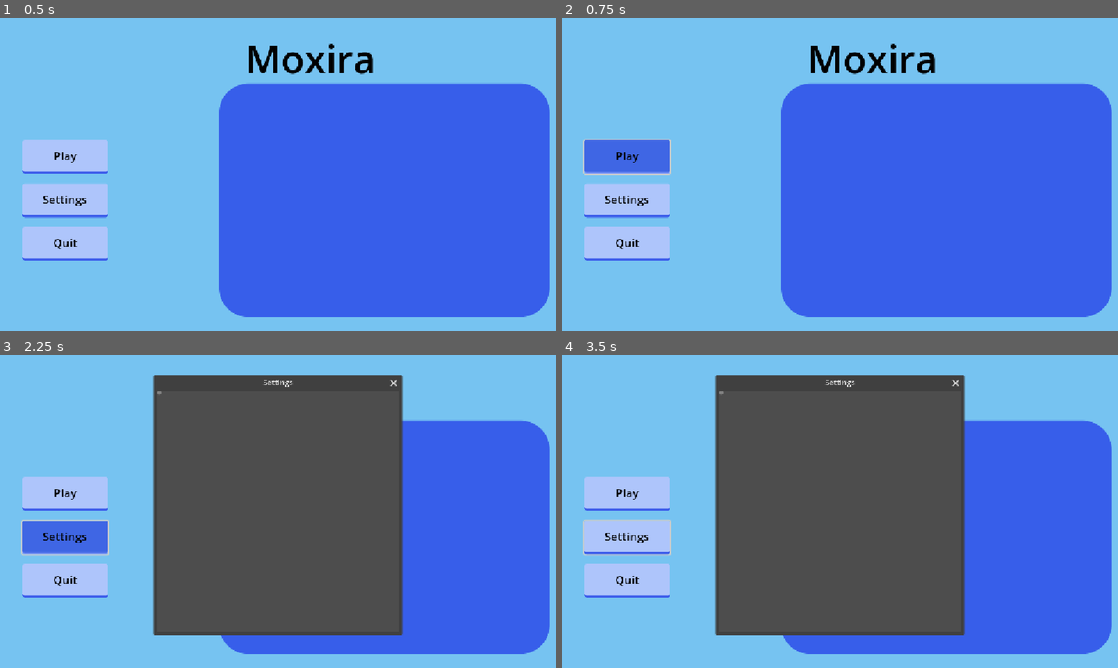
Above: before the commit, frames 1-4 (two rows, left to right).
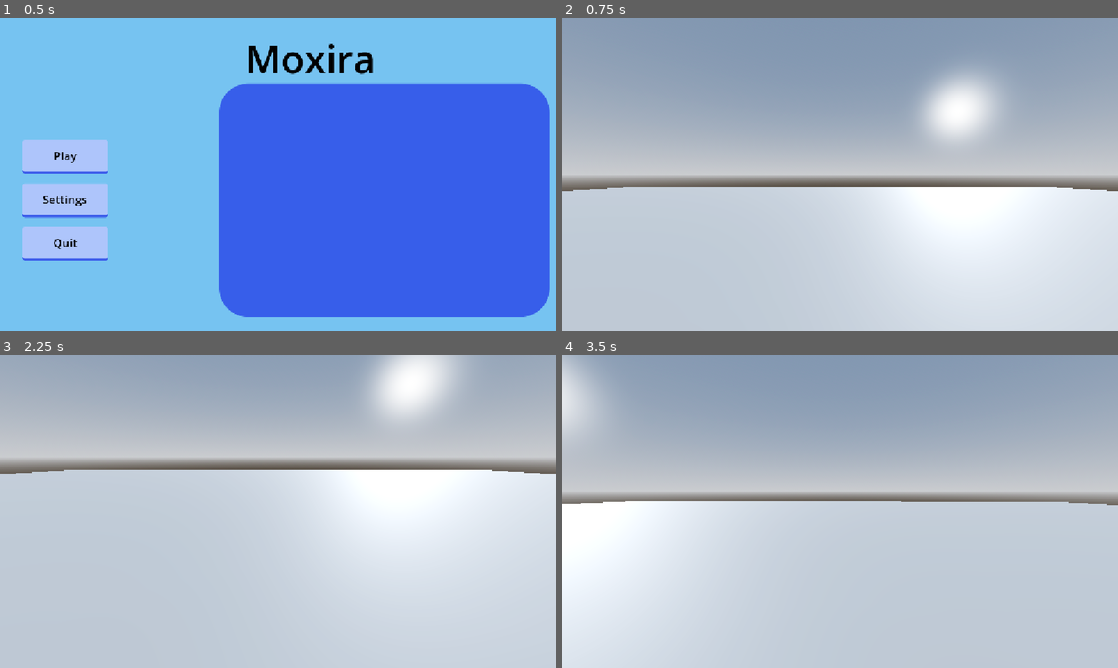
Above: after the commit, the same moments.

Repository: xi-self13/MoxiDev
Game: Godot game, scene res://UI/mainMenu.tscn
Same seed, same stepped clock (60 frames per second), same inputs: the game is played once before the commit and once after it.
Inputs (mouse positions are in pixels of both pictures, inside the frame that each line leads up to):
- Up to frame 1 (0.5 s): no input
- Up to frame 2 (0.75 s): click "Play" at 0.5 s
- Up to frame 3 (2.25 s): click (66, 492) at 1.25 s, where only the run before the commit has a clickable "Play"; click (66, 536) at 2 s, where only the run before the commit has a clickable "Settings"
- Up to frame 4 (3.5 s): move the mouse to (867, 511) at 2.77 s; hold D (right) from 2.78 s (still down); hold Ctrl (crouch) from 2.78 s (still down)

Frame 1 is identical in both runs. In frame 2, 100% of the frame differs, in the area x 0-100%, y 0-100%; in frame 3, 99%; in frame 4, 100%.

Commit message:
Sandbox set-up

Diff:
--- a/Entities/Player/player.gd
+++ b/Entities/Player/player.gd
@@ -1,4 +1,5 @@
 extends CharacterBody3D
+class_name Player
 
 @export var movement_speed := 5.0
 @export var attack := 10.0
--- a/Entities/Player/player.tscn
+++ b/Entities/Player/player.tscn
@@ -4,7 +4,7 @@
 
 [sub_resource type="CapsuleShape3D" id="CapsuleShape3D_3uyv8"]
 
-[node name="Player" type="CharacterBody3D"]
+[node name="Player" type="CharacterBody3D" groups=["Player"]]
 script = ExtResource("1_tcnsb")
 
 [node name="CollisionShape3D" type="CollisionShape3D" parent="."]
--- a/Globals/game_manager.gd
+++ b/Globals/game_manager.gd
@@ -1,19 +1,22 @@
 extends Node
 
+var player := preload("res://Entities/Player/player.tscn")
 func save():
+	if !player:
+		return {"filename" : get_scene_file_path(), "parent" : get_parent().get_path()}
 	var save_dict = {
 		"filename" : get_scene_file_path(),
 		"parent" : get_parent().get_path(),
-		"pos_x" : Player.position.x,
-		"pos_y" : Player.position.y,
-		"movement_speed" : Player.movement_speed,
-		"attack" : Player.attack,
-		"defense" : Player.defence,
-		"current_health" : Player.current_health,
-		"max_health" : Player.max_health,
-		"damage" : Player.damage,
-		"experience" : Player.experience,
-		"level" : Player.level
+		"pos_x" : player.position.x,
+		"pos_y" : player.position.y,
+		"movement_speed" : player.movement_speed,
+		"attack" : player.attack,
+		"defense" : player.defence,
+		"current_health" : player.current_health,
+		"max_health" : player.max_health,
+		"damage" : player.damage,
+		"experience" : player.experience,
+		"level" : player.level
 		}
 	return save_dict
 
--- a/UI/mainMenu.tscn
+++ b/UI/mainMenu.tscn
@@ -167,6 +167,7 @@
 [node name="VBoxContainer" type="VBoxContainer" parent="SettingsWindow/ScrollContainer"]
 layout_mode = 2
 
+[connection signal="pressed" from="ButtonPanelMenuMain/VBoxContainer/PlayButton" to="ButtonPanelMenuMain" method="_on_play_button_pressed"]
 [connection signal="pressed" from="ButtonPanelMenuMain/VBoxContainer/Settings" to="ButtonPanelMenuMain" method="_on_settings_pressed"]
 [connection signal="pressed" from="ButtonPanelMenuMain/VBoxContainer/Quit" to="." method="_on_quit_pressed"]
 [connection signal="close_requested" from="SettingsWindow" to="ButtonPanelMenuMain" method="_on_settings_window_close_requested"]
--- a/UI/scripts/button_panel_menu_main.gd
+++ b/UI/scripts/button_panel_menu_main.gd
@@ -19,3 +19,7 @@
 func _on_settings_window_close_requested() -> void:
 	var SettingsWindows: Window = %SettingsWindow
 	SettingsWindows.visible = false
+
+
+func _on_play_button_pressed() -> void:
+	get_tree().change_scene_to_file("res://OtherScenes/sandbox.tscn")
--- a/project.godot
+++ b/project.godot
@@ -18,12 +18,15 @@
 [autoload]
 
 GameManager="*res://Globals/game_manager.gd"
-Player="*res://Entities/Player/player.tscn"
 
 [display]
 
 window/stretch/mode="canvas_items"
 mouse_cursor/custom_image="uid://cg4fh8ib2l15x"
+
+[global_group]
+
+Player=""
 
 [input]
 
